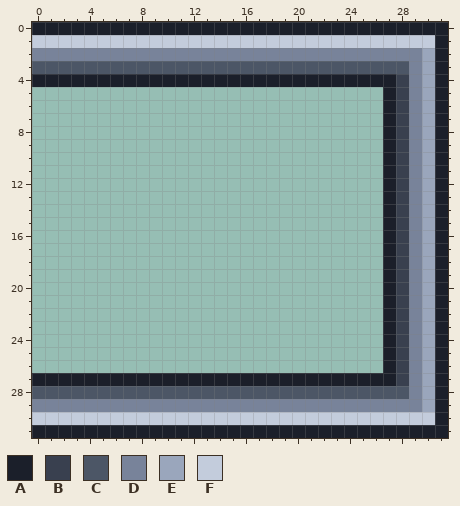
One commit to this pixel-art file: tiles/halfwall_nes.aseprite. That is the earlier state.
32x32 pixels, 1 frame.
Visible layers, top first: "shade", "base".
Palette (. is transparent): A #1b1f2a  B #39404f  C #4c5666  D #78839a  E #9aa6bc  F #c3ccdc
Pixels before, first column x 0:
 0 AAAAAAAAAAAAAAAAAAAAAAAAAAAAAAAA
 1 FFFFFFFFFFFFFFFFFFFFFFFFFFFFFFFA
 2 DDDDDDDDDDDDDDDDDDDDDDDDDDDDDDEA
 3 CCCCCCCCCCCCCCCCCCCCCCCCCCCCCDEA
 4 AAAAAAAAAAAAAAAAAAAAAAAAAAAABDEA
 5 ...........................ABDEA
 6 ...........................ABDEA
 7 ...........................ABDEA
 8 ...........................ABDEA
 9 ...........................ABDEA
10 ...........................ABDEA
11 ...........................ABDEA
12 ...........................ABDEA
13 ...........................ABDEA
14 ...........................ABDEA
15 ...........................ABDEA
16 ...........................ABDEA
17 ...........................ABDEA
18 ...........................ABDEA
19 ...........................ABDEA
20 ...........................ABDEA
21 ...........................ABDEA
22 ...........................ABDEA
23 ...........................ABDEA
24 ...........................ABDEA
25 ...........................ABDEA
26 ...........................ABDEA
27 AAAAAAAAAAAAAAAAAAAAAAAAAAAABDEA
28 CCCCCCCCCCCCCCCCCCCCCCCCCCCCCDEA
29 DDDDDDDDDDDDDDDDDDDDDDDDDDDDDDEA
30 FFFFFFFFFFFFFFFFFFFFFFFFFFFFFFFA
31 AAAAAAAAAAAAAAAAAAAAAAAAAAAAAAAA
Now the later version:
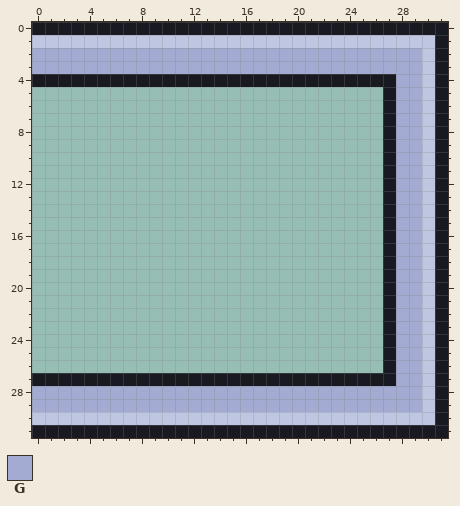
Colours new in this view: G #a3abd2
Diff:
colour A: #1b1f2a -> #191922
colour F: #c3ccdc -> #bfc6e2
Changed rows in their new state; - is a pixel that keeps its letter.
Layers "ink", "flat":
first column x 0:
 2 GGGGGGGGGGGGGGGGGGGGGGGGGGGGGGF
 3 GGGGGGGGGGGGGGGGGGGGGGGGGGGGGGF
 4 ----------------------------GGF
 5 ----------------------------GGF
 6 ----------------------------GGF
 7 ----------------------------GGF
 8 ----------------------------GGF
 9 ----------------------------GGF
10 ----------------------------GGF
11 ----------------------------GGF
12 ----------------------------GGF
13 ----------------------------GGF
14 ----------------------------GGF
15 ----------------------------GGF
16 ----------------------------GGF
17 ----------------------------GGF
18 ----------------------------GGF
19 ----------------------------GGF
20 ----------------------------GGF
21 ----------------------------GGF
22 ----------------------------GGF
23 ----------------------------GGF
24 ----------------------------GGF
25 ----------------------------GGF
26 ----------------------------GGF
27 ----------------------------GGF
28 GGGGGGGGGGGGGGGGGGGGGGGGGGGGGGF
29 GGGGGGGGGGGGGGGGGGGGGGGGGGGGGGF
Boxes around the changes in both pictures, in picture pixels (x1, y1, x2, y2):
changed: (32, 22, 448, 438)
